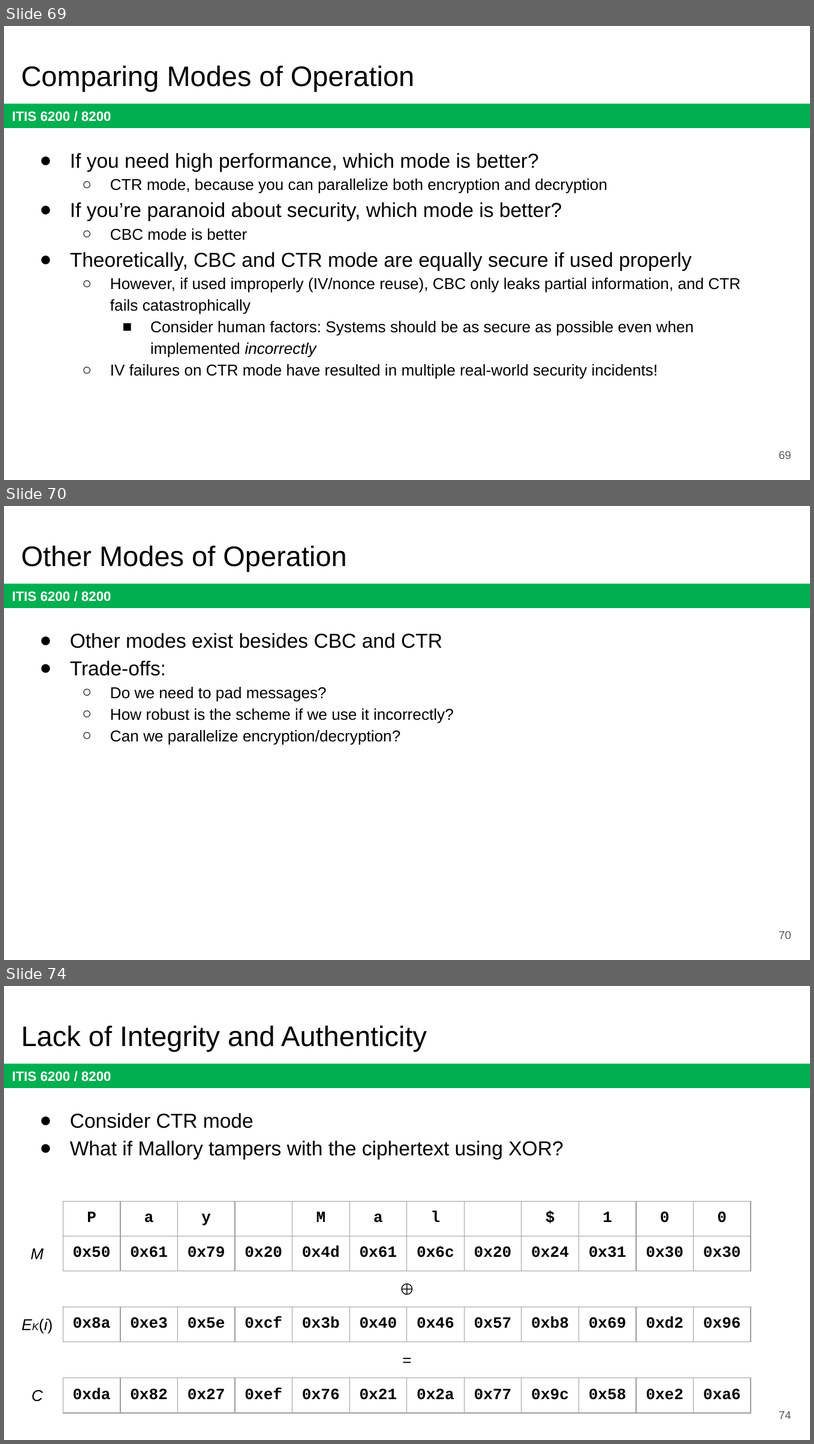
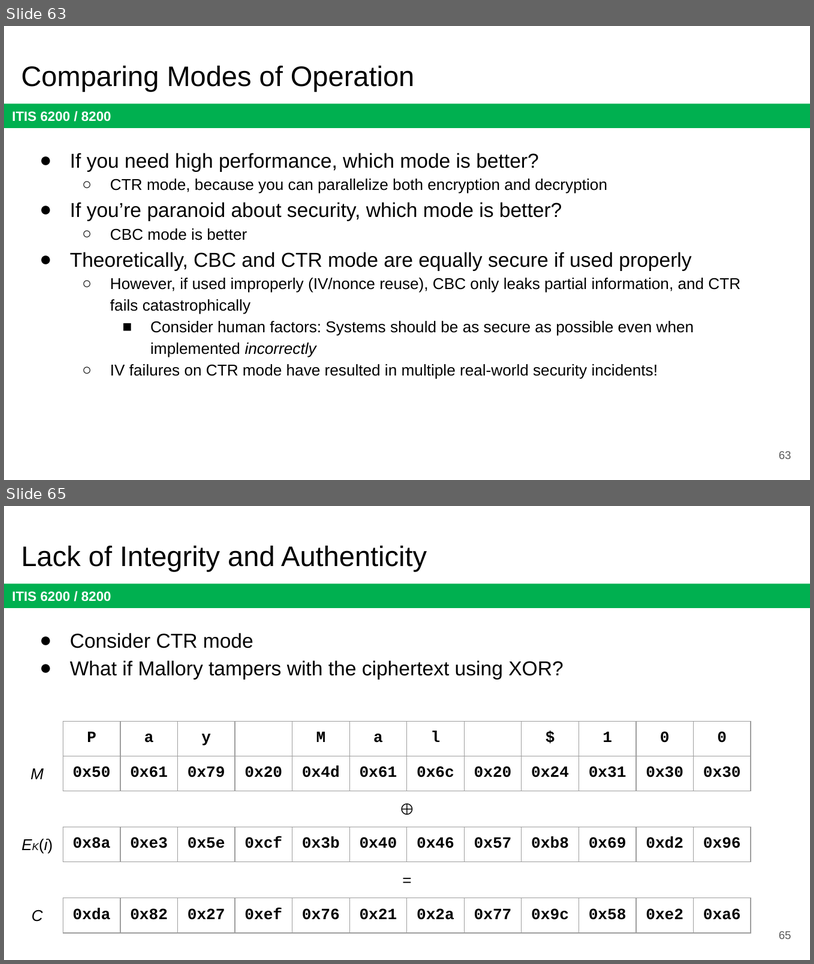
Before and after one commit to jx5c/github.io, a slide deck: teaching/ITIS6200/2023fa/lectures/lec03.pptx. Shown one above the other, each under a label of ours: slides 69, 70 and 74 before the commit, slides 63 and 65 after it; the slides between them are not shown. The pictures are 814x1444 and 814x964 pixels, drawn with LibreOffice and Linux fonts; fonts in the diff are those of the drawing. Boxes give left, top, right and bottom in pixels: in the first picture for what was removed or moved away, otherwise in the second. Text is boxed around its words. In the diff, an @@ line names an element or a change of style, - is before the commit and + after.

```diff
--- a/teaching/ITIS6200/2023fa/lectures/lec03.pptx
+++ b/teaching/ITIS6200/2023fa/lectures/lec03.pptx
@@ slide 70 removed at (4, 506, 810, 960), background #FFFFFF; not listed: 1 template element that a slide beside it also shows @@
@@ title removed at (21, 546, 347, 571) @@
-Other Modes of Operation
@@ text removed at (70, 633, 454, 745) @@
-● Other modes exist besides CBC and CTR
-● Trade-offs:
-  ○ Do we need to pad messages?
-  ○ How robust is the scheme if we use it incorrectly?
-  ○ Can we parallelize encryption/decryption?
@@ page number removed at (779, 931, 792, 939) @@
-70
@@ what was slide 69 is now slide 63 @@
@@ page number at (779, 451, 792, 459): text changed @@
-69
+63
@@ what was slide 74 is now slide 65 @@
@@ page number at (779, 931, 792, 939): text changed @@
-74
+65
```
Also in this commit, not shown: 3 slides changed, 8 other slides removed, 1 other file.
